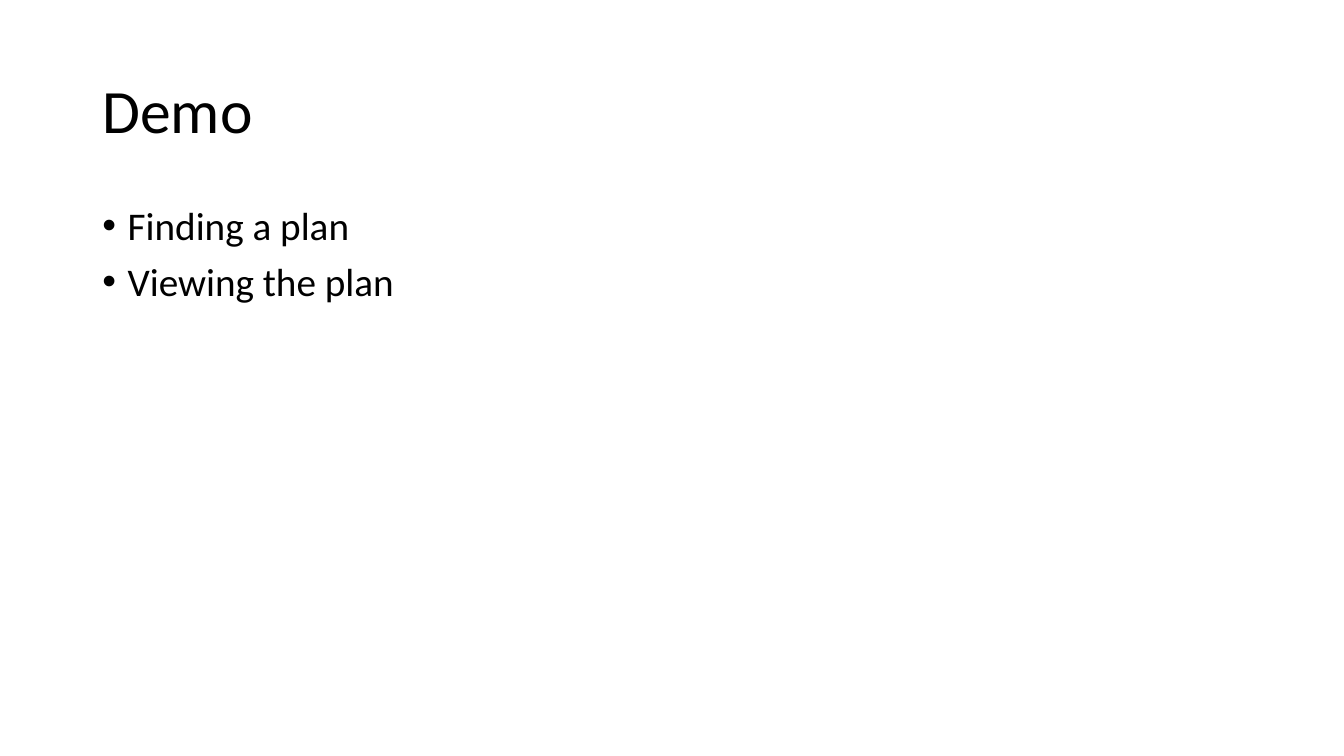
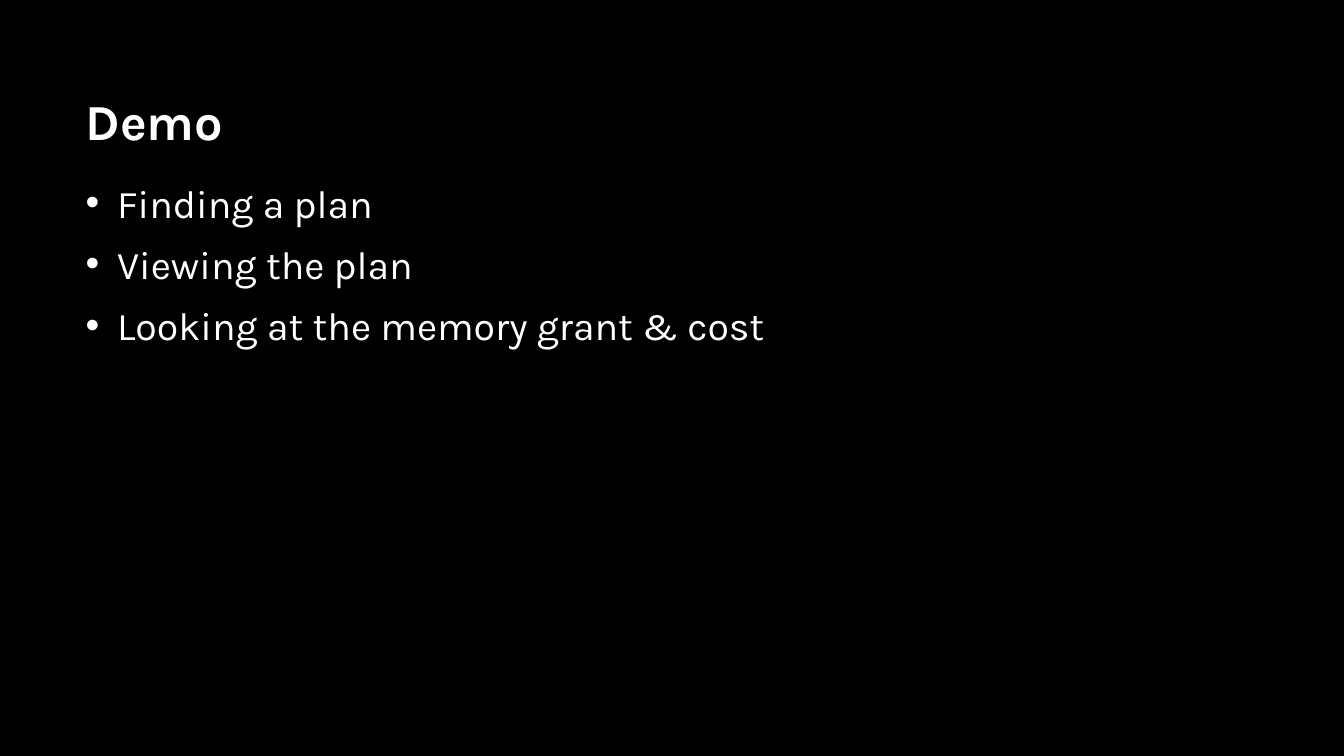
Before and after one commit to sabinio/SQLTraining, a slide deck: slide 31 of Slides/3. Query Execution.pptx (slide 20 before the commit). Drawn at 1344x756 pixels with LibreOffice and Linux fonts; fonts in the diff are those of the drawing; background and template pictures are left out. Boxes give left, top, right and bottom in pixels: in the first picture for what was removed or moved away, otherwise in the second. Text is boxed around its words. In the diff, an @@ line names an element or a change of style, - is before the commit and + after.

```diff
--- a/Slides/3. Query Execution.pptx
+++ b/Slides/3. Query Execution.pptx
@@ background #FFFFFF to picture (left out) @@
@@ title "Demo": place and size @@
-title "Demo" at (102,93,252,134)
+title "Demo" at (86,107,224,141)
@@ title "Demo" at (86,107,224,141): size 44 to 36 pt, font Calibri to Karla, text colour #000000 to #FFFFFF, bold on; line spacing 0.9 to 1 @@
@@ text "Finding a plan": place and size @@
-text "Finding a plan" at (128,212,394,303)
+text "Finding a plan" at (117,191,764,350)
@@ text at (117,191,413,289): font Calibri to Karla, text colour #000000 to #FFFFFF in "Finding a plan", "Viewing the plan"; indent changed; line spacing 0.9 to 1 @@
@@ text at (117,313,764,350): paragraph added @@
+• Looking at the memory grant & cost
```
Also in this commit, not shown: 19 other slides changed, 14 slides added, 4 slides removed.
